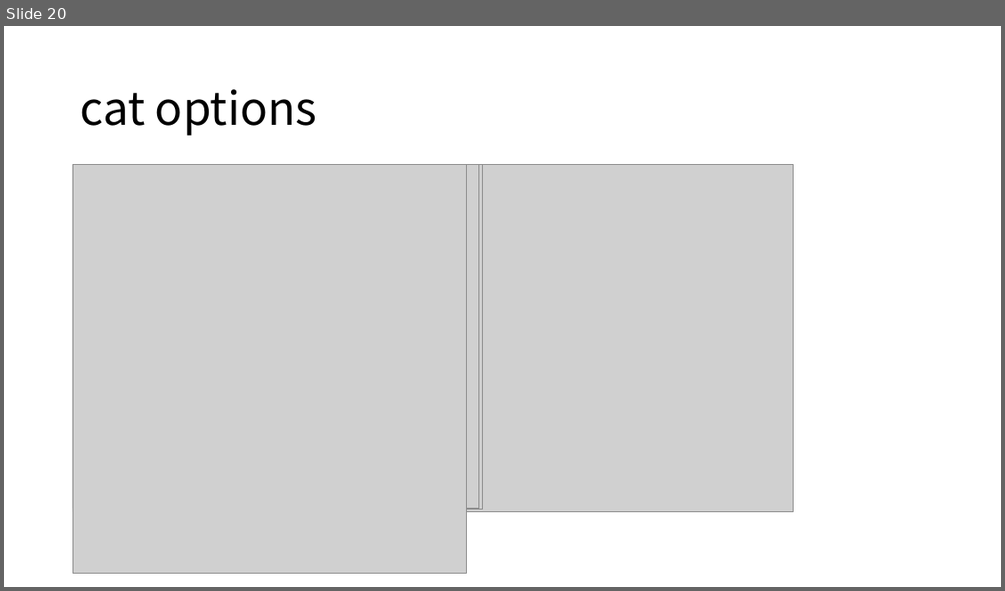
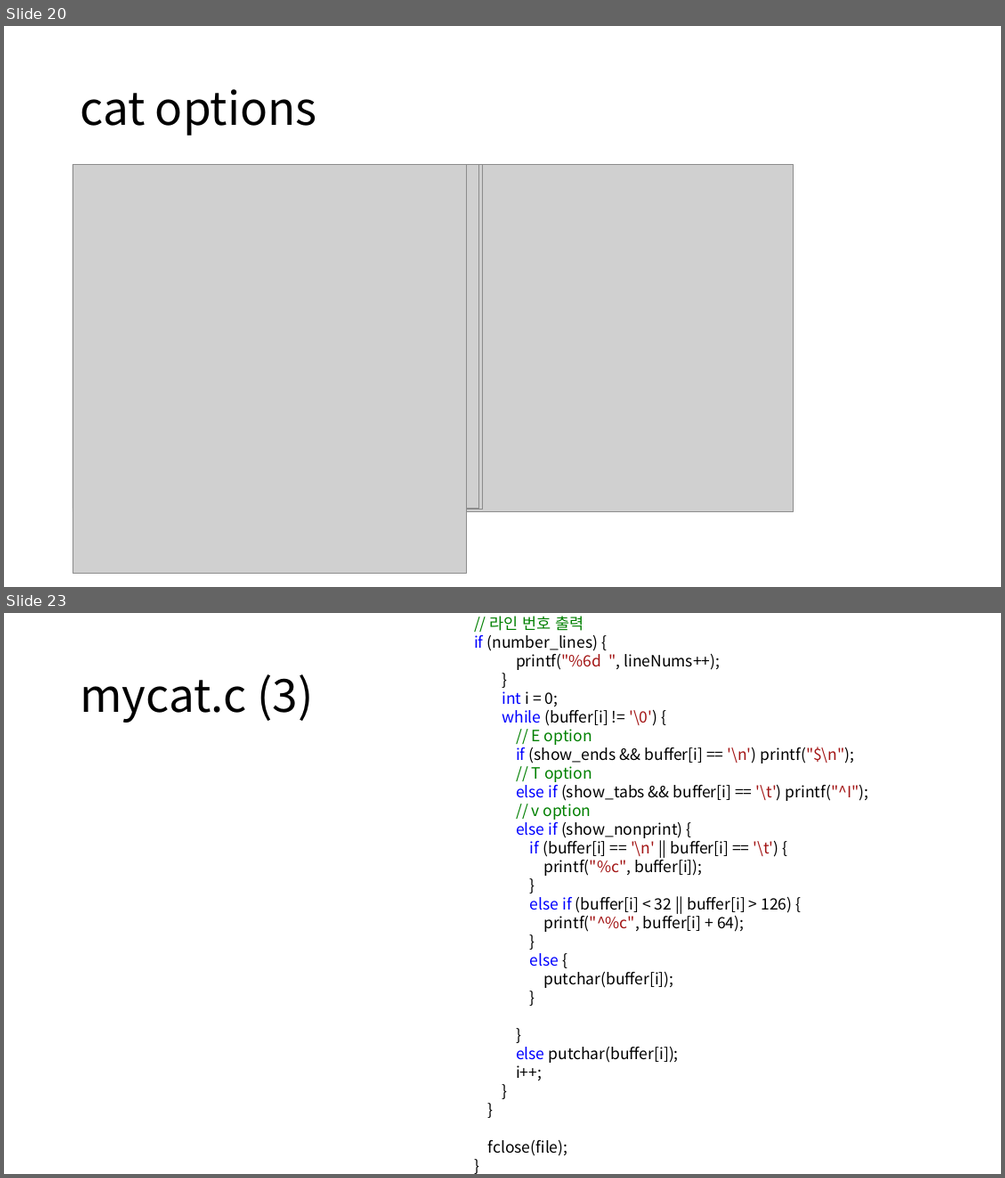
Before and after one commit to alscjf1329/SysP_3-1, a slide deck: Sys_final/SysP 기말.pptx. Shown one above the other, each under a label of ours: slide 20 before the commit, slides 20 and 23 after it; the slides between them are not shown. The pictures are 1005x591 and 1005x1178 pixels, drawn with LibreOffice and Linux fonts; fonts in the diff are those of the drawing; grey boxes stand for pictures. Boxes give left, top, right and bottom in pixels: in the first picture for what was removed or moved away, otherwise in the second. Text is boxed around its words. In the diff, an @@ line names an element or a change of style, - is before the commit and + after.

```diff
--- a/Sys_final/SysP 기말.pptx
+++ b/Sys_final/SysP 기말.pptx
@@ slide 23 added at (4, 613, 1001, 1174), background #FFFFFF @@
@@ text added at (474, 616, 869, 1156), 15 pt, text #000000 @@
+// 라인 번호 출력
+if (number_lines) {
+printf("%6d ", lineNums++);
+}
+int i = 0;
+while (buffer[i] != '\0') {
+// E option
+if (show_ends && buffer[i] == '\n') printf("$\n");
+// T option
+else if (show_tabs && buffer[i] == '\t') printf("^I");
+// v option
+else if (show_nonprint) {
+if (buffer[i] == '\n' || buffer[i] == '\t') {
+printf("%c", buffer[i]);
+}
+else if (buffer[i] < 32 || buffer[i] > 126) {
+printf("^%c", buffer[i] + 64);
+}
+else {
+putchar(buffer[i]);
+}
+}
+else putchar(buffer[i]);
+i++;
+}
+}
+fclose(file);
+}
@@ title added at (80, 674, 313, 722), 44 pt, text #000000 @@
+mycat.c (3)
```
Also in this commit, not shown: 3 slides changed, 20 other slides added, 6 other files.
